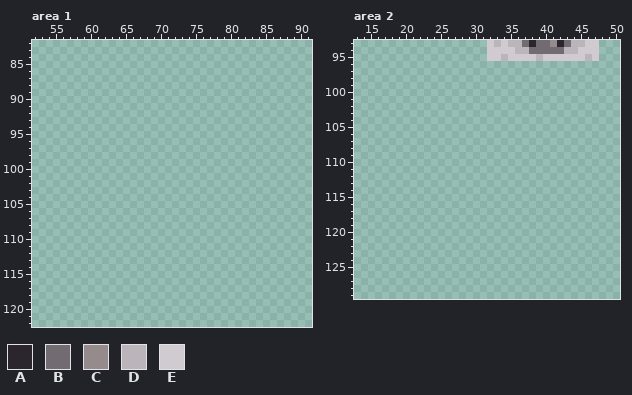
Edited in one commit: pixel-art file (asset/textures/atlas/atlas.aseprite). The picture above was drawn from the file before the commit.
320x320 pixels, 1 frame. Colours within 5 levels of each other are drawn and written as one. Shown: area 1: x 52..91, y 82..122; area 2: x 13..50, y 93..129. The commit also changed other parts of the picture, which this record leaves out.
Palette (. is transparent): A #2b262d  B #726c72  C #958b8d  D #bbb5bb  E #cfcbd1
Pixels before, area 2, first column x 32:
93 EDEDDBABBCABDDEE
94 EEEEDDBBBBBDDEEE
95 EEDEEEEDEEEEEEDE
New version:
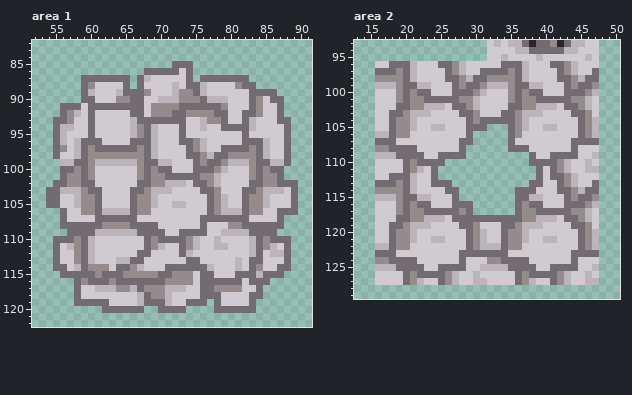
Changes in this commit:
Changed rows in their new state; - is an unchanged pixel.
Area 1:
first column x 54:
 85 ------------------BBB---------------
 86 --------------BBBBBEB---------------
 87 -----BBBBBBB-BDEEEEEB-BBBBBBB-------
 88 -----BCEEEEB-BEEEEDEBBDEEEECBB------
 89 -----BDEEEDBBBCEEEDCCBDEEEEEEBBBB---
 90 -----BBEEECCBBEEDDDCCCBDDDEEEBCEBB--
 91 --BBBEBBBBBBBBECCCCBBBBBBCEEEBCEEB--
 92 --BCDEBEEEEEBBECCCBBCCCCBBEEBBCEEB--
 93 -BBCEEBEEEEEDBBBBBBBEEDCCBEEBDEEEBB-
 94 -BDDEEBEEEEEDCBDEEEBEEDEEBBBBDEEEEB-
 95 -BDEEEBEEEEEDCBDEEEBEEEEEEEEBEEEEEB-
 96 -BDEDBBBEEEEBBBDEEEBBCDEEEEEBBBDEEB-
 97 -BCEDBCBBBBBBCBDEEEEBCDEEBBBBCBDEEB-
 98 -BEEDBCCCCCCCCBDEEEEBBCDBBCCCCBDEEB-
 99 --DDBBCDDDDDDCBBDDEEEBCBBCDDDCBBDDB-
100 --BBCBCEEEEEECBCBBEEEBBBCDEEECBCBB--
101 --BCCBCEEEEEECBCCBBBBBCCDEEEECBCCB--
102 -BBCCBBEEEEEEBBCCDDDEBBCDEEEEBBCCBBB
103 BBDDDCBBEEEEBBCDDDEEEEBBCEEEBBCDDDEB
104 BBEEDCCBEEEEBCCDEEEEEEEBCDEEBCCDEEEB
105 BBEEDCCBEEEEBCCDEEDDEEEBCDEEBCCDEEEB
106 --BEECCBDDDDBCCEEEEEEEEBCDDDBCCEEBBB
107 --BEEEEBBBBBBEEEEEEEEEBBBBBBBEEEEB--
108 --BBBBBBCCCCBBBBEEEEEEBEEECCBBBBBB--
109 ---BBBBDDDDDDBBBBEEBBBBEEDDDDBBBB---
110 -BBBCBDEEEEEEEBCBBBBCDEEDEEEEDBCBBB-
111 -BEDCBDEEEEEEEBCDEEBCDEEDDEEEDBCDEB-
112 -BEECBDEEEEEEBBEEEEBDEEEEEEEEDBEDDB-
113 -BEECBDEEEDDBBEEEEEEBBEEEEEDEBBEEEB-
114 -BBEDBCCCEBBCDEEEBBBBBBDEEEDEBCEEBB-
115 --BBBBBCBBBCCCCCBBCCCEBBEEEBBBDBBB--
116 ----BCBBBCBBBBBBBCCCCEBBBBBBEBBB----
117 ----BEEDDDCCDBCCCDDDEEBBCCCCEEB-----
118 ----BEEEEEEEEDBCCDEEEEBBBEEEEBB-----
119 ----BBBBBEEEEDBBBDEEBBB-BEEEEB------
120 --------BBBBBB--BBBB----BBBBBB------
Area 2:
first column x 16:
 96 EEBBBDEEEBBCDEEEEEBBBDEEEBBCDEEE
 97 BBBCBDEEEEBCDEEBBBBCBDEEEEBCDEEB
 98 CCCCBDEEEEBBCDBBCCCCBDEEEEBBCDBB
 99 DDDCBBDDEEEBCBBCDDDCBBDDEEEBCBBC
100 EEECBCBBEEEBBBCDEEECBCBBEEEBBBCD
101 EEECBCCBBBBBCCDEEEECBCCBBBBBCCDE
102 EEEBBCCDDDEBBCDEEEEBBCCDDDEBBCDE
103 EEBBCDDDEEEEBBCEEEBBCDDDEEEEBBCE
104 EEBCCDEEEEEEEBCBBBBBCDEEEEEEEBCD
105 EEBCCDEEDDEEEBBB---BCDEEDDEEEBCD
106 DDBCCEEEEEEEEB-----BCEEEEEEEEBCD
107 BBBEEEEEEEEEBB-----BEEEEEEEEBBBB
108 CCBBBBEEEEEEB------BBBEEEEEEBEEE
109 DDDBBBBEEBBBB---------BEEBBBBEED
110 EEEEBCBBBB------------BBBBCDEEDE
111 EEEEBCDEB--------------BEBCDEEDD
112 EEBBBDEEB--------------BEBBCDEEE
113 BBBCBDEEBBB-----------BBEEBCDEEB
114 CCCCBDEEEEBB--------BBBEEEBBCDBB
115 DDDCBBDDEEEB--------BBDDEEEBCBBC
116 EEECBCBBEEEBBB------BCBBEEEBBBCD
117 EEECBCCBBBBBCB------BCCBBBBBCCDE
118 EEEBBCCDDDEBBBBBBBBBBCCDDDEBBCDE
119 EEBBCDDDEEEEBBCEEEBBCDDDEEEEBBCE
120 EEBCCDEEEEEEEBCDEEBCCDEEEEEEEBCD
121 EEBCCDEEDDEEEBCDEEBCCDEEDDEEEBCD
122 DDBCCEEEEEEEEBCDDDBCCEEEEEEEEBCD
123 BBBEEEEEEEEEBBBBBBBEEEEEEEEEBBBB
124 CCBBBBEEEEEEBEEECCBBBBEEEEEEBEEE
125 DDDBBBBEEBBBBEEDDDDBBBBEEBBBBEED
126 EEEEBCBBBBCDEEDEEEEEBCBBBBCDEEDE
127 EEEEBCDEEBCDEEDDEEEEBCDEEBCDEEDD
Boxes around the changes in both pictures, in picture pixels (x1, y1, x2, y2):
added: (46, 61, 298, 313)
added: (375, 61, 599, 285)
